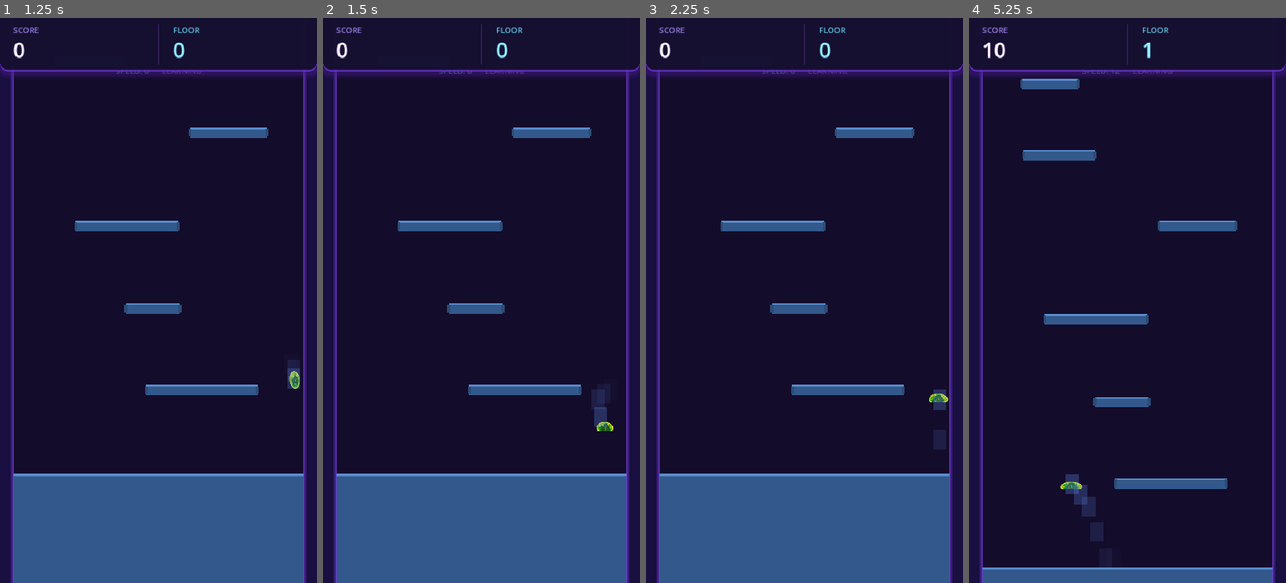
Above: before the commit, frames 1-4 (left to right).
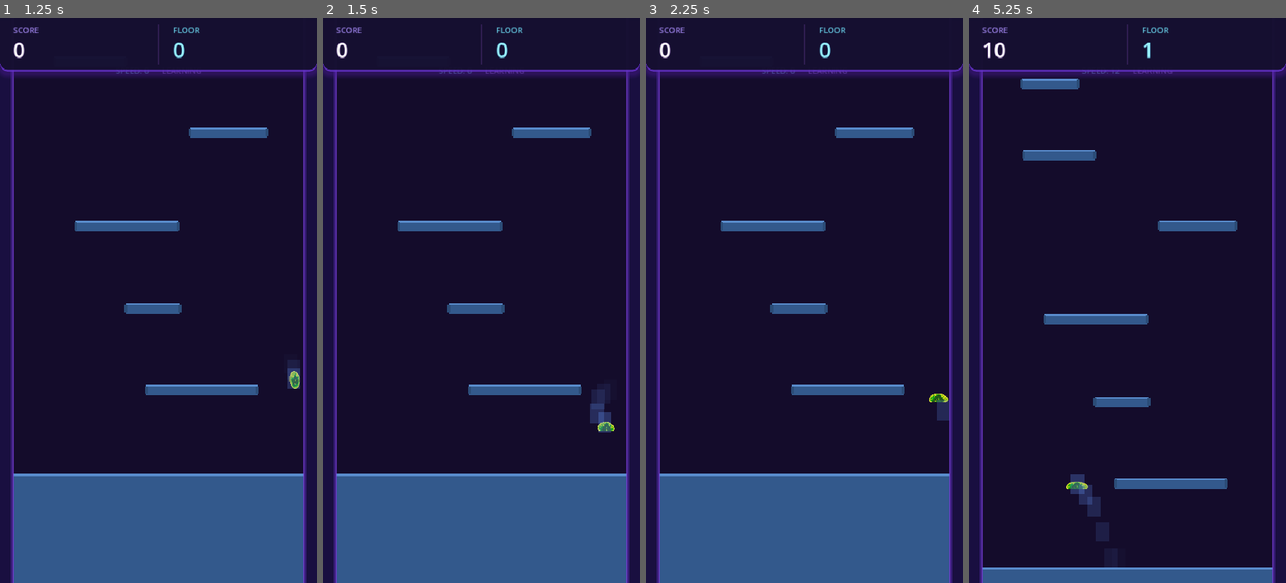
Above: after the commit, the same moments.

Repository: Fishbowl37/PlatfromJP
Game: Godot game, scene res://scenes/Main.tscn
The game is run twice, just before and just after one commit, with the same random seed, the same clock (stepped at 60 frames per second) and the same inputs.
Inputs (mouse positions are in pixels of both pictures, inside the frame that each line leads up to):
- Up to frame 1 (1.25 s): tap Enter at 0.5 s; move the mouse to (228, 272) at 0.52 s; hold D (move_right) from 0.53 s (still down); tap Space (jump) at 0.6, 0.77, 1.07 s; click (228, 272) at 0.67 s
- Up to frame 2 (1.5 s): release D (move_right) at 1.25 s; drag from (418, 328) to (465, 413) at 1.27 s
- Up to frame 3 (2.25 s): move the mouse to (836, 176) at 2.02 s; hold D (move_right) from 2.03 s (still down); tap Space (jump) at 2.1 s
- Up to frame 4 (5.25 s): release D (move_right) at 2.75 s; drag from (1111, 413) to (1032, 215) at 2.77 s; move the mouse to (1222, 385) at 3.52 s; hold A (move_left) 3.53-4.25 s; tap Space (jump) at 3.6, 3.77, 4.07, 5.1 s; drag from (1032, 215) to (1079, 159) at 4.27 s; move the mouse to (1143, 300) at 5.02 s; hold A (move_left) from 5.03 s (still down); click (1143, 300) at 5.17 s

Frame 1 is identical in both runs. In frame 2, 0.2% of the frame differs, in the area x 84-92%, y 68-74%; in frame 3, 0.3%; in frame 4, 0.5%, in the area x 28-45%, y 80-93%.

Commit message:
joystick

Diff:
--- a/scripts/Player.gd
+++ b/scripts/Player.gd
@@ -44,6 +44,12 @@
 var touch_direction: float = 0.0  # Analog value from -1 to 1
 var smoothed_touch_direction: float = 0.0  # Smoothed for better feel
 var touch_jump_pressed: bool = false
+
+# Jump assist (makes combos easier)
+var coyote_timer: float = 0.0      # Time since left ground
+var jump_buffer_timer: float = 0.0 # Time since jump was pressed
+const COYOTE_TIME: float = 0.12    # Can still jump shortly after leaving platform
+const JUMP_BUFFER: float = 0.15    # Remember jump input for a moment
 var combo_jump_multiplier: float = 1.0
 var power_up_jump_multiplier: float = 1.0  # From mega jump power-up
 var current_floor: Floor = null
@@ -77,7 +83,7 @@
 
 	apply_gravity(delta)
 	handle_movement(delta)
-	handle_jump()
+	handle_jump(delta)
 	handle_wall_bounce()
 
 	var was_on_floor_before = was_on_floor
@@ -133,14 +139,30 @@
 	# Return smoothed analog touch direction for better mobile feel
 	return smoothed_touch_direction
 
-func handle_jump() -> void:
+func handle_jump(delta: float) -> void:
 	var jump_pressed = Input.is_action_just_pressed("jump") or touch_jump_pressed
 	var jump_released = Input.is_action_just_released("jump")
 
+	# Update coyote time (allows jump shortly after leaving platform)
+	if is_on_floor():
+		coyote_timer = COYOTE_TIME
+	else:
+		coyote_timer -= delta
+
+	# Update jump buffer (remembers jump input)
 	if jump_pressed:
+		jump_buffer_timer = JUMP_BUFFER
 		touch_jump_pressed = false
-		if is_on_floor():
-			perform_jump()
+	else:
+		jump_buffer_timer -= delta
+
+	# Can jump if: on floor OR within coyote time, AND jump buffered
+	var can_jump = (is_on_floor() or coyote_timer > 0) and jump_buffer_timer > 0
+
+	if can_jump:
+		perform_jump()
+		coyote_timer = 0  # Consume coyote time
+		jump_buffer_timer = 0  # Consume buffer
 
 	if jump_released and velocity.y < 0:
 		velocity.y *= jump_cut_multiplier
@@ -332,6 +354,8 @@
 	touch_direction = 0.0
 	smoothed_touch_direction = 0.0
 	touch_jump_pressed = false
+	coyote_timer = 0.0
+	jump_buffer_timer = 0.0
 	if sprite:
 		sprite.modulate = Color(1, 1, 1, 1)
 		sprite.scale = Vector2(0.5, 0.5)
--- a/scripts/ui/VirtualJoystick.gd
+++ b/scripts/ui/VirtualJoystick.gd
@@ -11,11 +11,12 @@
 var is_active: bool = false
 var can_jump: bool = true
 var current_horizontal: float = 0.0
+var last_y: float = 0.0  # Track Y movement for flick detection
 
-# Tuning - very forgiving for mobile
-const HORIZONTAL_SENSITIVITY: float = 0.04   # Pixels to full speed (25px = full)
-const JUMP_THRESHOLD: float = 15.0           # Pixels up to jump (very easy)
-const JUMP_RESET_THRESHOLD: float = 5.0      # Pixels to allow jump again
+# Super forgiving tuning
+const HORIZONTAL_SENSITIVITY: float = 0.05   # 20px = full speed
+const JUMP_FLICK_THRESHOLD: float = 8.0      # Tiny flick up = jump
+const JUMP_VELOCITY_THRESHOLD: float = 3.0   # Or fast upward movement = jump
 
 func _ready() -> void:
 	set_anchors_and_offsets_preset(Control.PRESET_FULL_RECT)
@@ -32,10 +33,9 @@
 	elif event is InputEventScreenDrag:
 		var drag = event as InputEventScreenDrag
 		if drag.index == touch_index and is_active:
-			_update_touch(drag.position)
+			_update_touch(drag)
 
 func _start_touch(touch: InputEventScreenTouch) -> void:
-	# Ignore top UI area
 	var viewport_size = get_viewport().get_visible_rect().size
 	if touch.position.y < viewport_size.y * 0.1:
 		return
@@ -43,6 +43,7 @@
 	if touch_index == -1:
 		touch_index = touch.index
 		touch_start_position = touch.position
+		last_y = touch.position.y
 		is_active = true
 		can_jump = true
 		current_horizontal = 0.0
@@ -55,24 +56,34 @@
 	joystick_input.emit(Vector2.ZERO)
 	joystick_released.emit()
 
-func _update_touch(pos: Vector2) -> void:
+func _update_touch(drag: InputEventScreenDrag) -> void:
+	var pos = drag.position
 	var delta = pos - touch_start_position
 
-	# HORIZONTAL - Super responsive
-	# Small drag = proportional speed, quickly reaches full speed
-	var raw_horizontal = delta.x * HORIZONTAL_SENSITIVITY
-	current_horizontal = clamp(raw_horizontal, -1.0, 1.0)
-
-	# Emit immediately for instant response
+	# HORIZONTAL - instant response
+	current_horizontal = clamp(delta.x * HORIZONTAL_SENSITIVITY, -1.0, 1.0)
 	joystick_input.emit(Vector2(current_horizontal, 0))
 
-	# JUMP - Very easy to trigger
-	# Just flick up a tiny bit while moving
-	if delta.y < -JUMP_THRESHOLD and can_jump:
-		jump_triggered.emit()
-		can_jump = false
-	elif delta.y > -JUMP_RESET_THRESHOLD:
-		can_jump = true
+	# JUMP - Two ways to trigger (very forgiving):
+	# 1. Position-based: finger is above start point
+	# 2. Velocity-based: finger moving upward quickly
+
+	var y_velocity = last_y - pos.y  # Positive = moving up
+	var y_offset = touch_start_position.y - pos.y  # Positive = above start
+
+	if can_jump:
+		# Jump if: flicked up OR moved up enough from start
+		if y_velocity > JUMP_VELOCITY_THRESHOLD or y_offset > JUMP_FLICK_THRESHOLD:
+			jump_triggered.emit()
+			can_jump = false
+			# Reset the start position so they can jump again easily
+			touch_start_position.y = pos.y
+	else:
+		# Allow jump again when finger moves down a tiny bit
+		if y_velocity < -1.0 or y_offset < 3.0:
+			can_jump = true
+
+	last_y = pos.y
 
 func get_horizontal_output() -> float:
 	return current_horizontal
